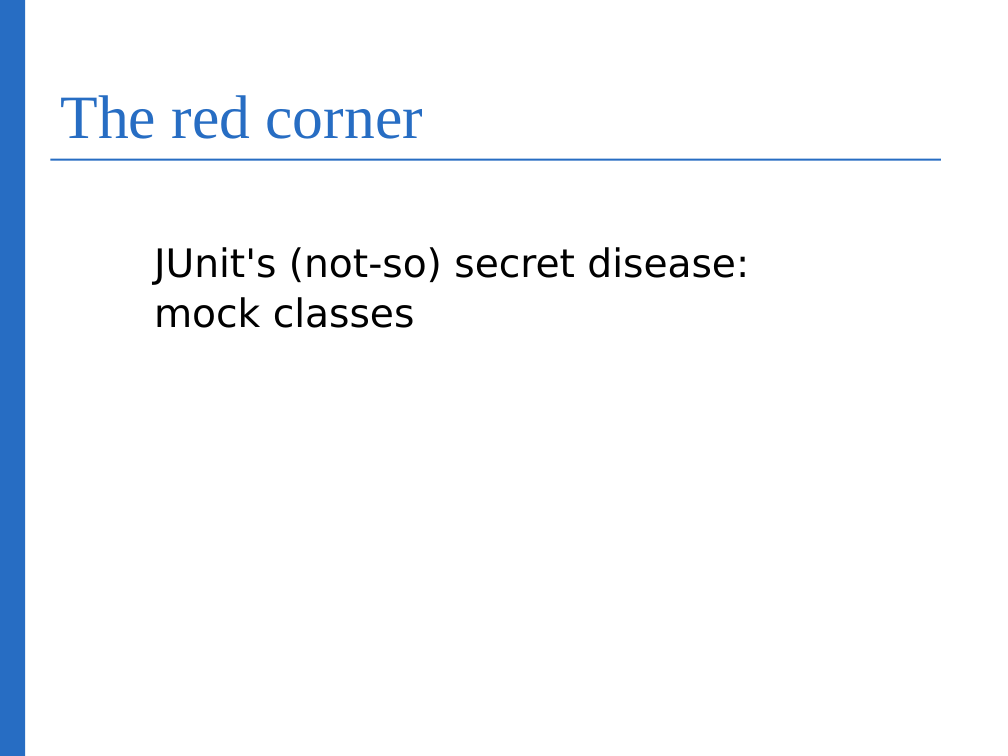
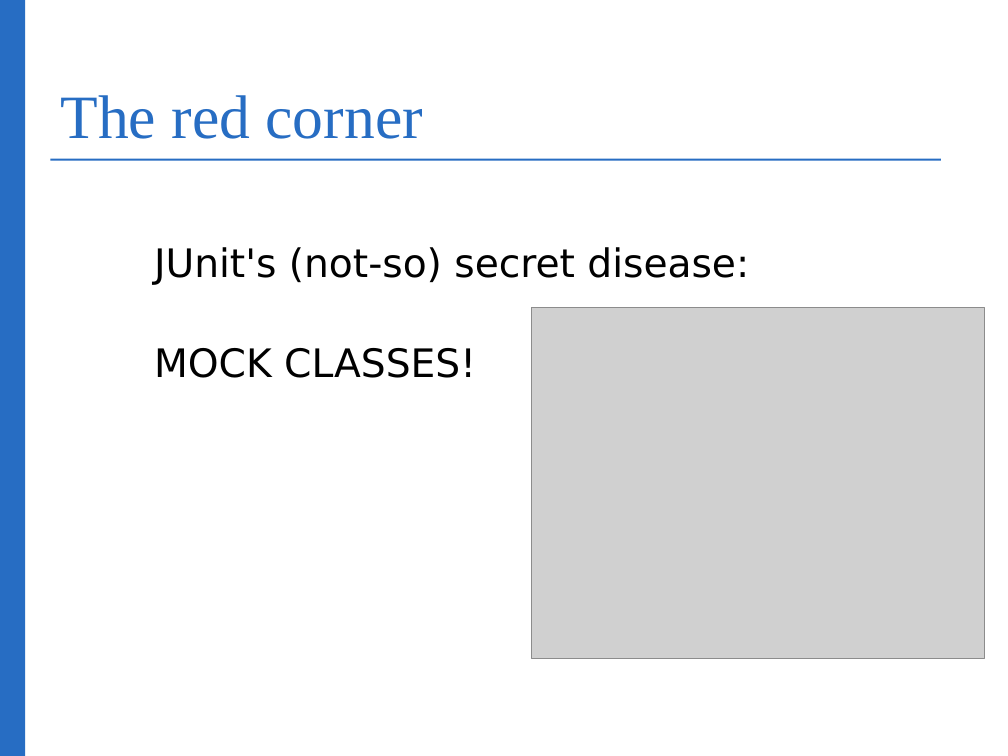
Before and after one commit to bognolo/workspace-arquillian-talk, a slide deck: slide 7 of IntroductionToArquillian.odp. Drawn at 1008x756 pixels with LibreOffice and Linux fonts; fonts in the diff are those of the drawing; grey boxes stand for pictures; background and template pictures are left out. Boxes give left, top, right and bottom in pixels: in the first picture for what was removed or moved away, otherwise in the second. Text is boxed around its words. In the diff, an @@ line names an element or a change of style, - is before the commit and + after.

```diff
--- a/IntroductionToArquillian.odp
+++ b/IntroductionToArquillian.odp
@@ picture added at (532,307,985,659) @@
@@ text at (154,348,476,378): text changed @@
-mock classes
+MOCK CLASSES!
```
Also in this commit, not shown: 2 other slides changed, 13 slides added, 1 slide removed.
